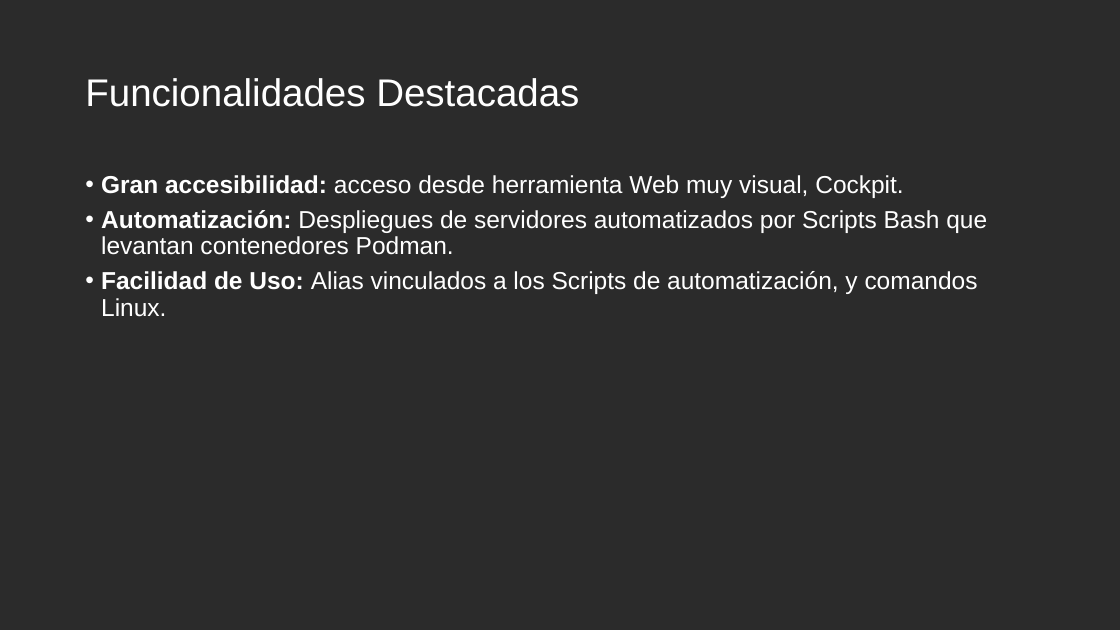
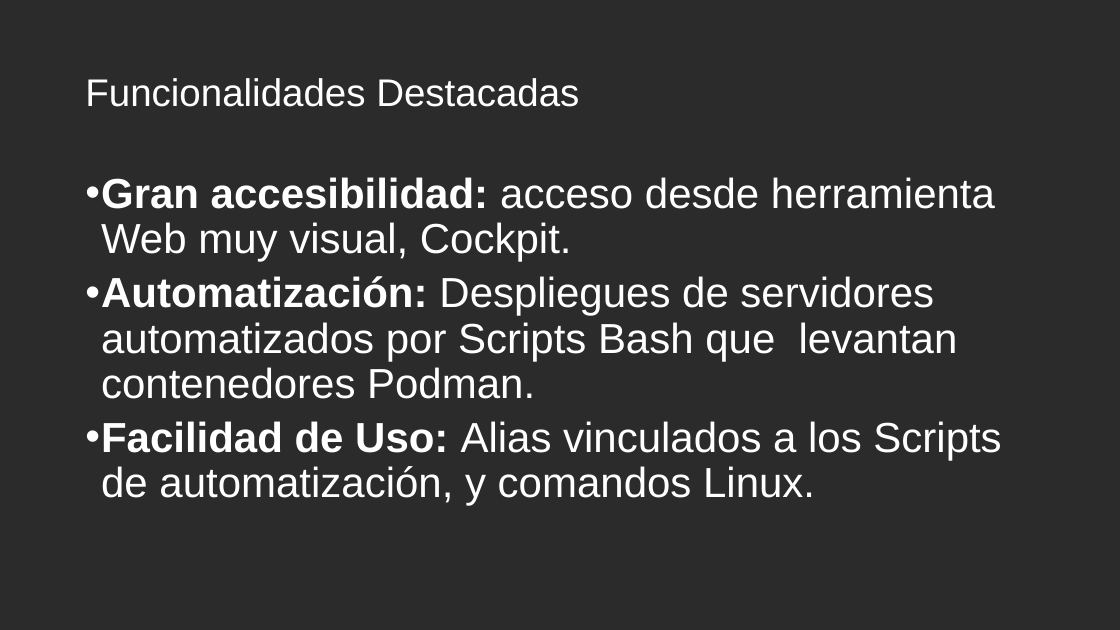
Before and after one commit to Neoarmadam/Proyecto_ASIR, a slide deck: slide 6 of Documentacion/Presentación_Neo_Armada.pptx. Drawn at 1120x630 pixels with LibreOffice and Linux fonts; fonts in the diff are those of the drawing; background and template pictures are left out; a plain dark background stands for a picture behind light text. Boxes give left, top, right and bottom in pixels: in the first picture for what was removed or moved away, otherwise in the second. Text is boxed around its words. In the diff, an @@ line names an element or a change of style, - is before the commit and + after.

```diff
--- a/Documentacion/Presentación_Neo_Armada.pptx
+++ b/Documentacion/Presentación_Neo_Armada.pptx
@@ text "Gran accesibilidad: acceso desde herramienta ..." at (101,177,1001,506): size 21 to 36 pt @@
```
Also in this commit, not shown: 1 other slide changed.
